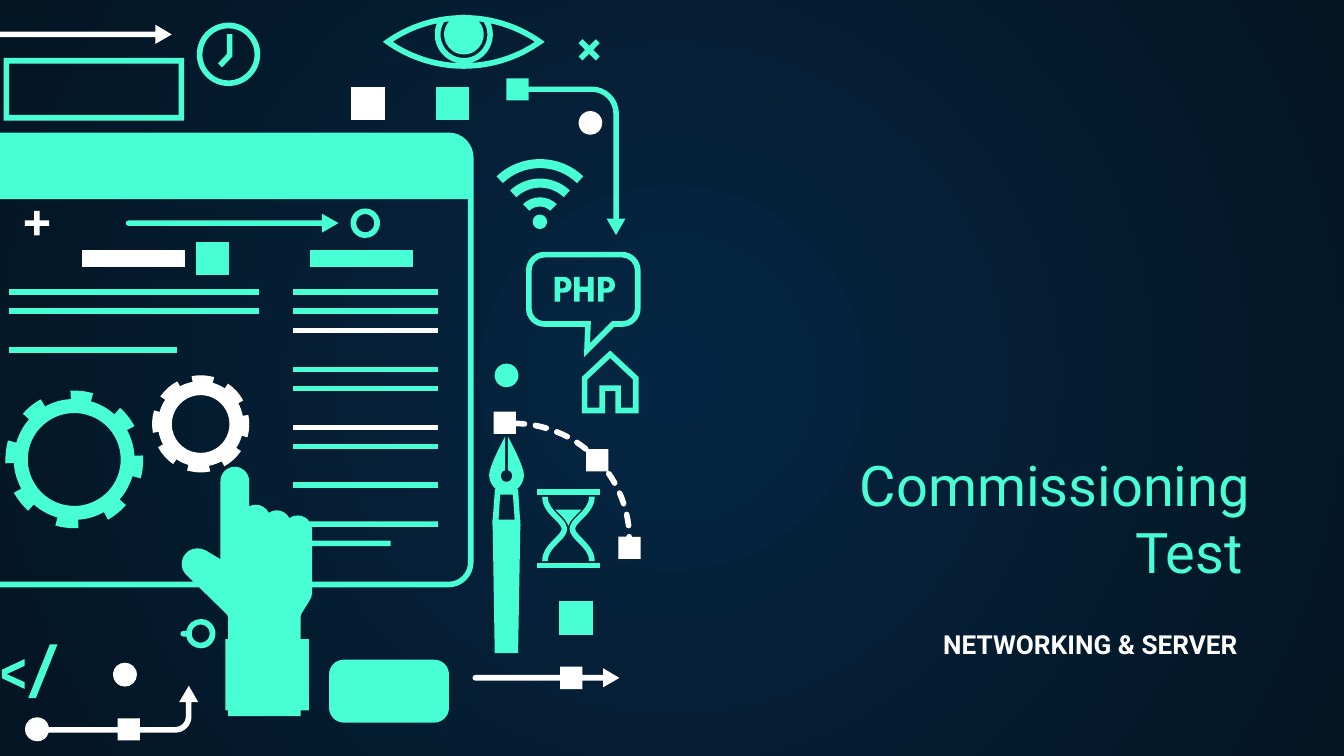
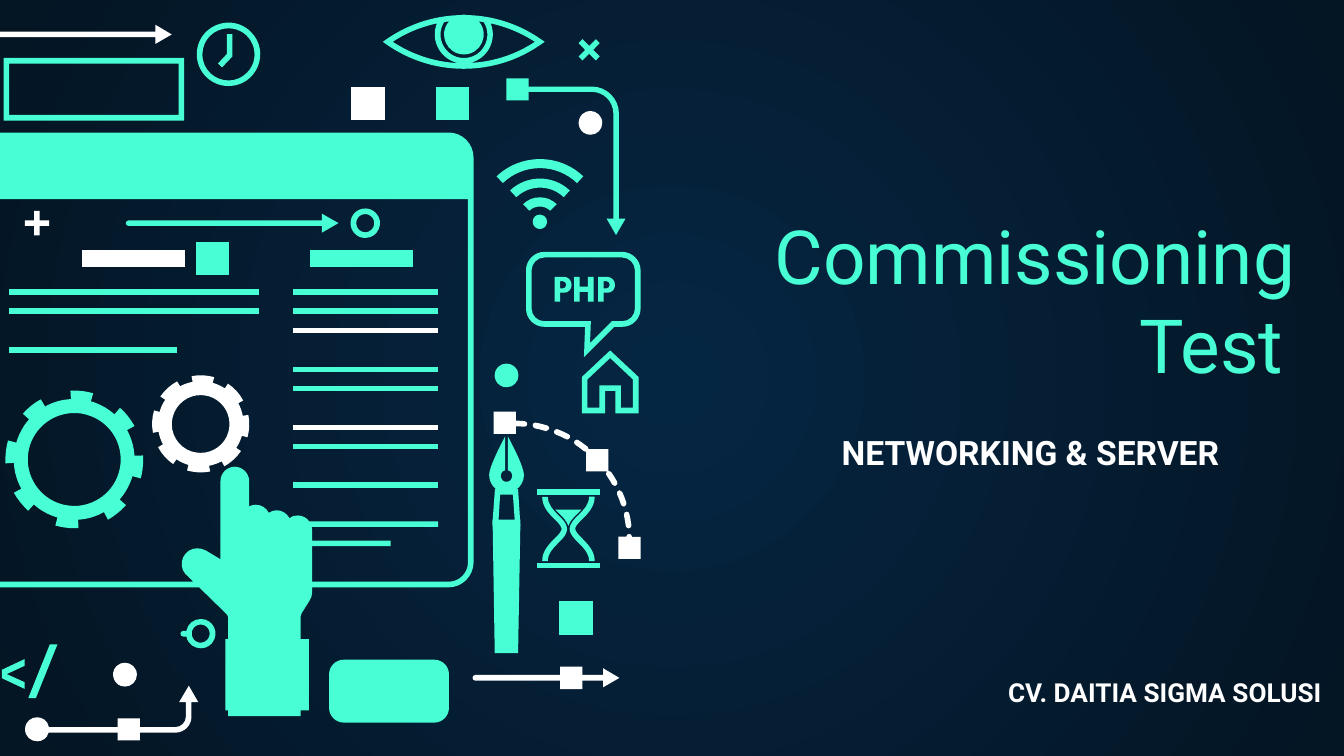
Before and after one commit to admin708/dokumen, a slide deck: slide 1 of ppt ith.pptx. Drawn at 1344x756 pixels with LibreOffice and Linux fonts; fonts in the diff are those of the drawing. Boxes give left, top, right and bottom in pixels: in the first picture for what was removed or moved away, otherwise in the second. Text is boxed around its words. In the diff, an @@ line names an element or a change of style, - is before the commit and + after.

```diff
--- a/ppt ith.pptx
+++ b/ppt ith.pptx
@@ title "Commissioning Test" moved from (x1=860, y1=465, x2=1250, y2=574) to (x1=775, y1=230, x2=1295, y2=374) @@
@@ title "Commissioning Test" at (x1=775, y1=230, x2=1295, y2=374): size 30 to 40 pt @@
@@ subtitle "NETWORKING & SERVER" moved from (x1=943, y1=635, x2=1238, y2=655) to (x1=842, y1=440, x2=1219, y2=466) @@
@@ subtitle "NETWORKING & SERVER" at (x1=842, y1=440, x2=1219, y2=466): size 14 to 18 pt @@
@@ text added at (x1=1008, y1=683, x2=1321, y2=703), 14 pt, text #FFFFFF, bold @@
+CV. DAITIA SIGMA SOLUSI
```
Also in this commit, not shown: 3 other slides changed, 1 slide added, 1 other file.
